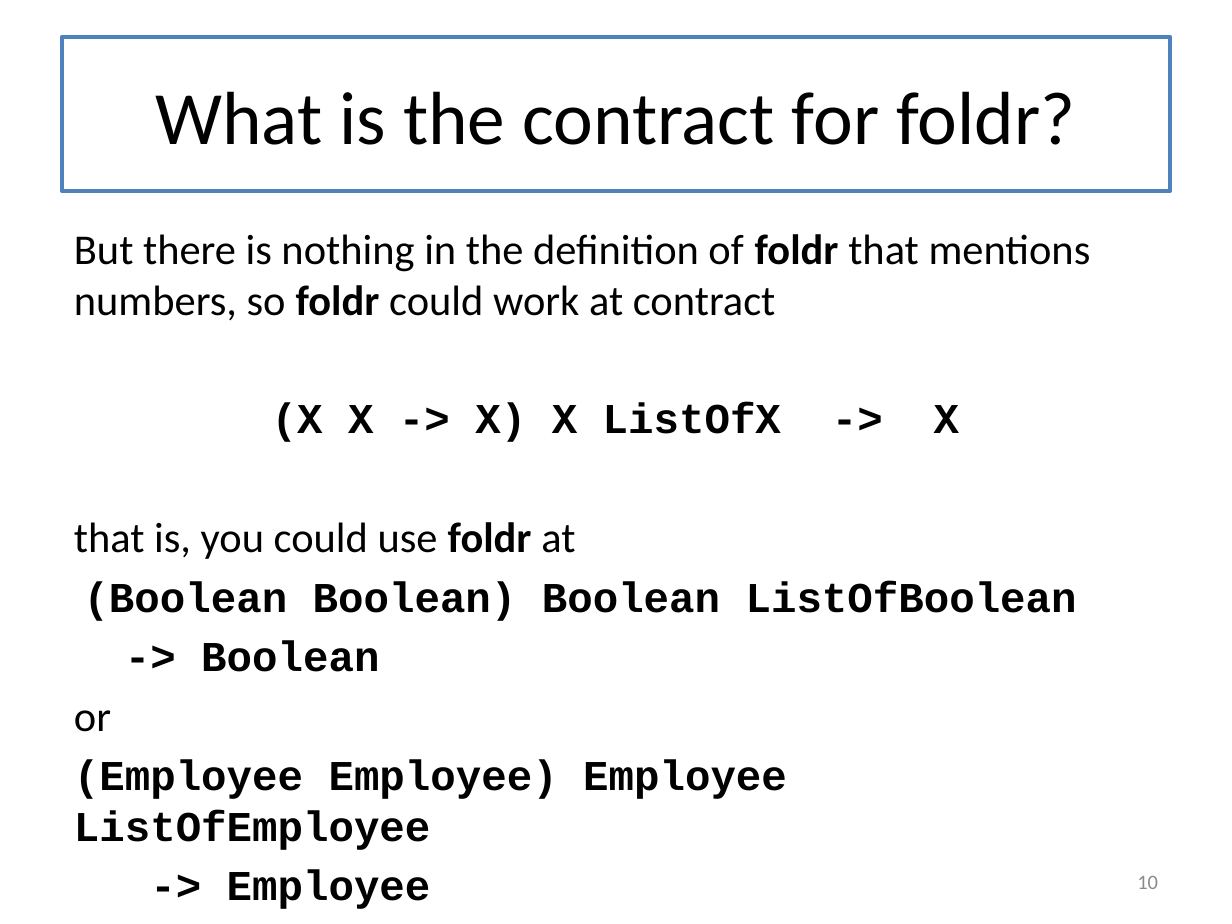
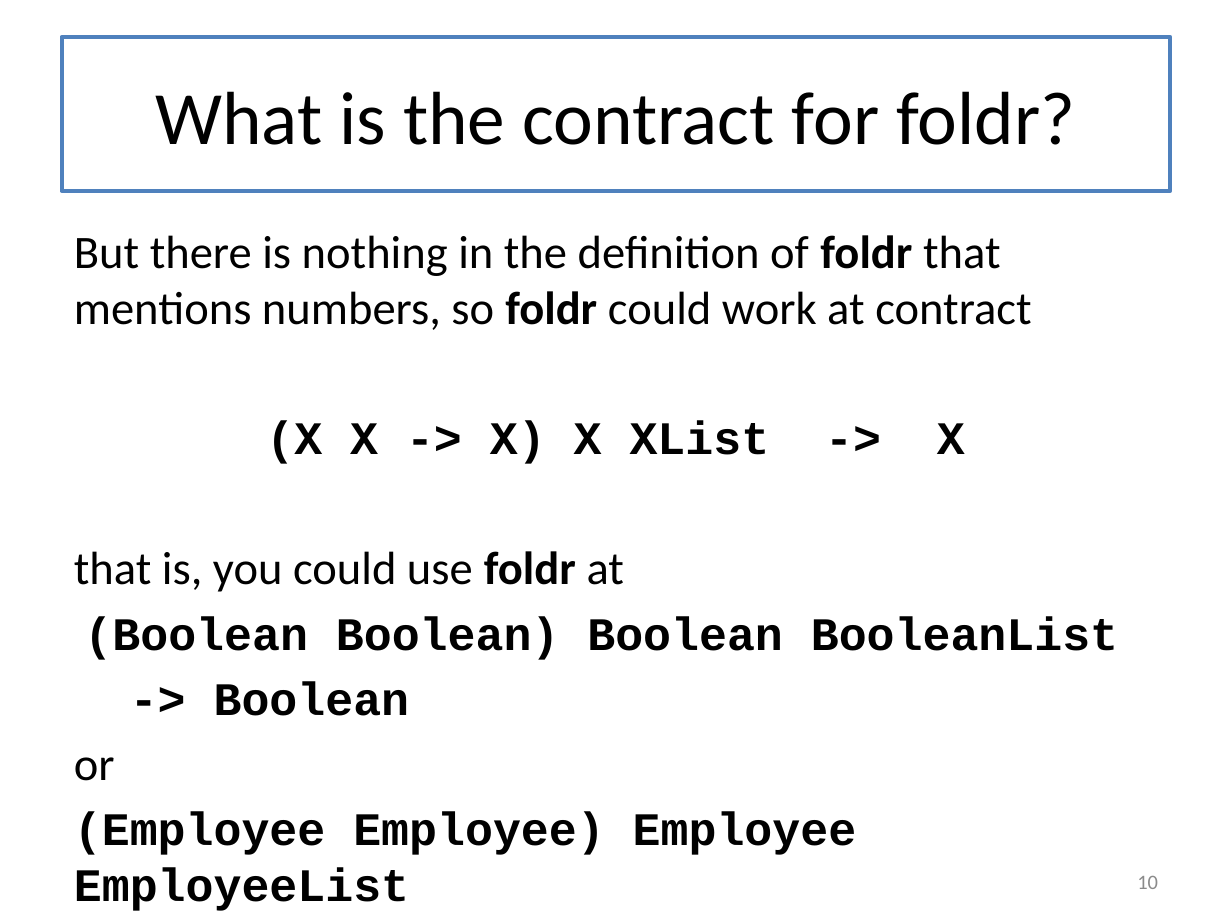
Before and after one commit to mwand/cs5010f17, a slide deck: slide 10 of Slides/Lesson 6.4 Foldr.pptx. Drawn at 1232x924 pixels with LibreOffice and Linux fonts; fonts in the diff are those of the drawing. Boxes give left, top, right and bottom in pixels: in the first picture for what was removed or moved away, otherwise in the second. Text is boxed around its words. In the diff, an @@ line names an element or a change of style, - is before the commit and + after.

```diff
--- a/Slides/Lesson 6.4 Foldr.pptx
+++ b/Slides/Lesson 6.4 Foldr.pptx
@@ text at (x1=74, y1=235, x2=1031, y2=781): size 24.8 to 27.2 pt in "But there is nothing in the definition ...", "that is, you could use foldr at", "-> Boolean", "or" and 1 more places @@
@@ text at (x1=266, y1=421, x2=965, y2=464): text changed; size 24.8 to 27.2 pt @@
-(X X -> X) X ListOfX -> X
+(X X -> X) X XList -> X
@@ text at (x1=84, y1=616, x2=1118, y2=660): text changed; size 24.8 to 27.2 pt @@
-(Boolean Boolean) Boolean ListOfBoolean
+(Boolean Boolean) Boolean BooleanList
@@ text at (x1=74, y1=812, x2=857, y2=911): text changed; size 24.8 to 27.2 pt @@
-(Employee Employee) Employee ListOfEmployee
+(Employee Employee) Employee EmployeeList
```
Also in this commit, not shown: 17 other slides changed.
